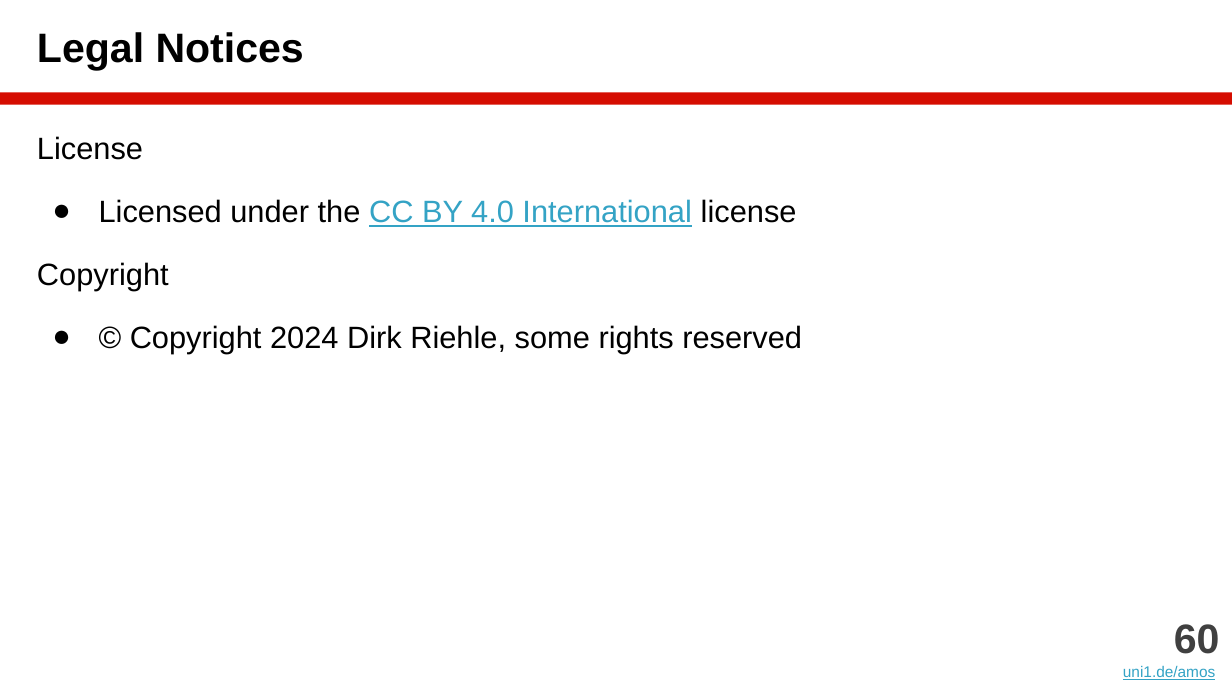
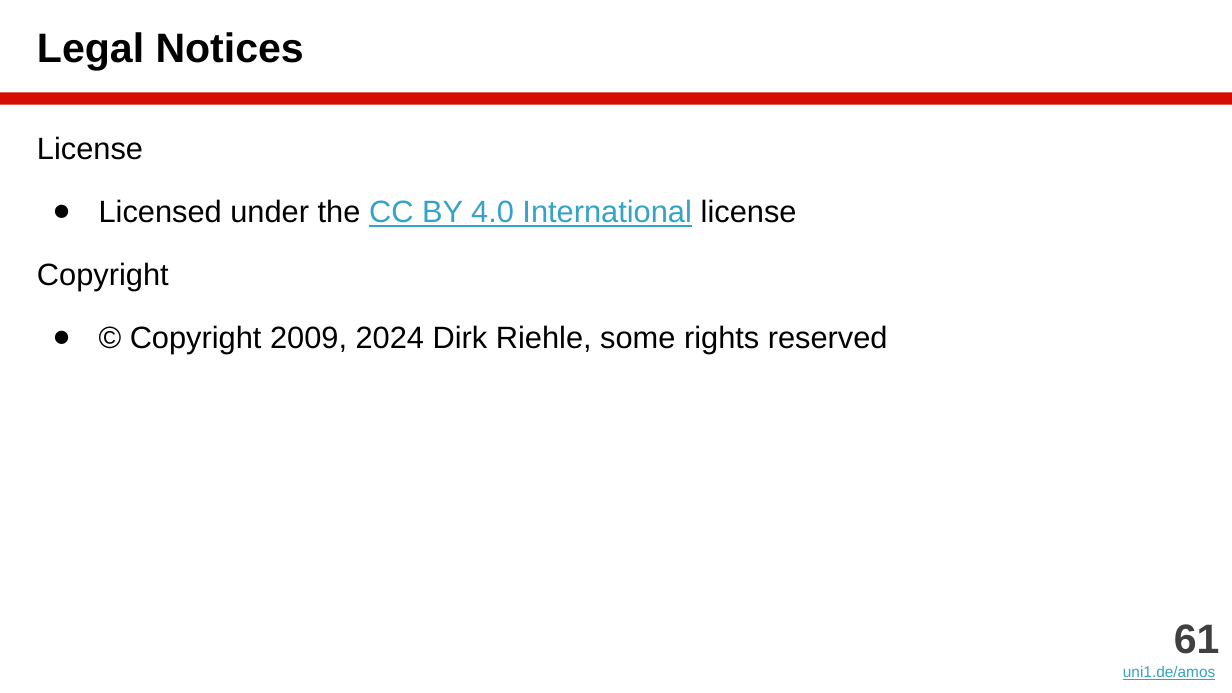
Before and after one commit to dirkriehle/amos-course, a slide deck: slide 61 of Lecture slides/AMOS B04 - Agile Planning.pptx (slide 60 before the commit). Drawn at 1232x693 pixels with LibreOffice and Linux fonts; fonts in the diff are those of the drawing. Boxes give left, top, right and bottom in pixels: in the first picture for what was removed or moved away, otherwise in the second. Text is boxed around its words. In the diff, an @@ line names an element or a change of style, - is before the commit and + after.

```diff
--- a/Lecture slides/AMOS B04 - Agile Planning.pptx
+++ b/Lecture slides/AMOS B04 - Agile Planning.pptx
@@ text at (130, 325, 888, 354): text changed @@
-● © Copyright 2024 Dirk Riehle, some rights reserved
+● © Copyright 2009, 2024 Dirk Riehle, some rights reserved
@@ text at (1174, 624, 1220, 654): text changed @@
-60
+61
```
Also in this commit, not shown: 1 slide added, 15 other files.
